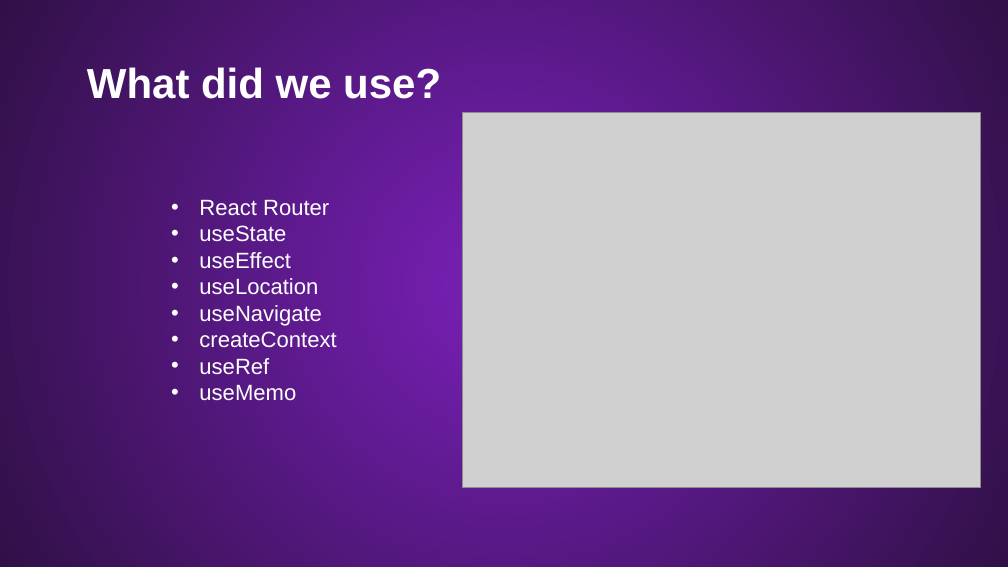
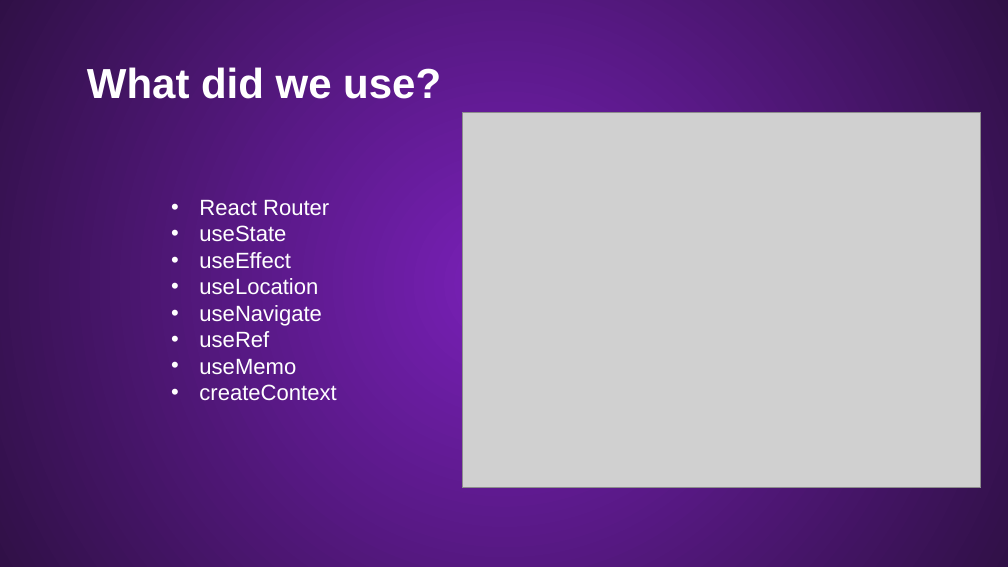
Before and after one commit to Palacsinta002/LMS, a slide deck: slide 19 of Presentation/LMS Presentation.pptx. Drawn at 1008x567 pixels with LibreOffice and Linux fonts; fonts in the diff are those of the drawing; grey boxes stand for pictures; background and template pictures are left out. Boxes give left, top, right and bottom in pixels: in the first picture for what was removed or moved away, otherwise in the second. Text is boxed around its words. In the diff, an @@ line names an element or a change of style, - is before the commit and + after.

```diff
--- a/Presentation/LMS Presentation.pptx
+++ b/Presentation/LMS Presentation.pptx
@@ text at bbox=[199, 331, 336, 348]: paragraph removed @@
-• createContext
@@ text at bbox=[199, 384, 336, 401]: paragraph added @@
+• createContext
```
Also in this commit, not shown: 8 other slides changed.
